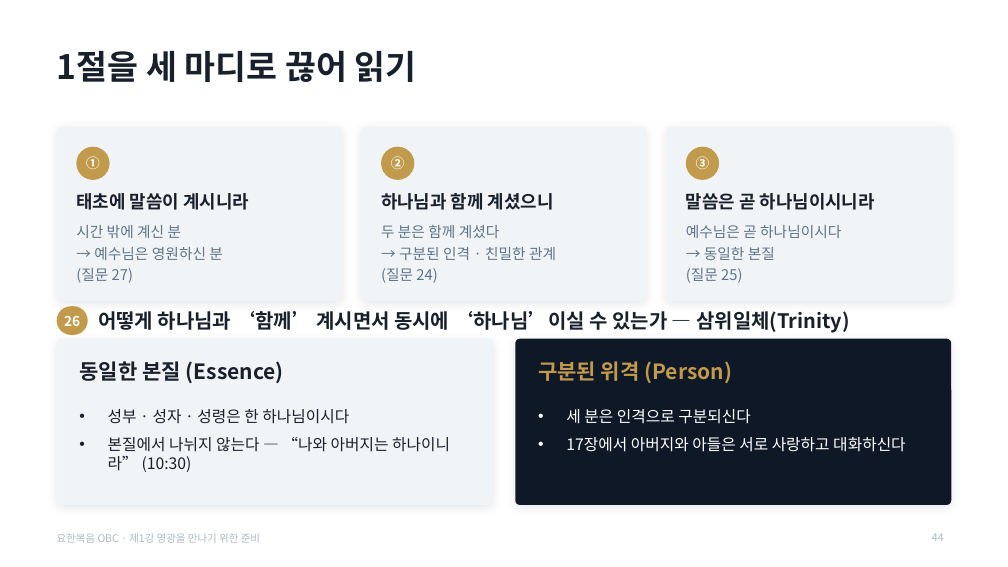
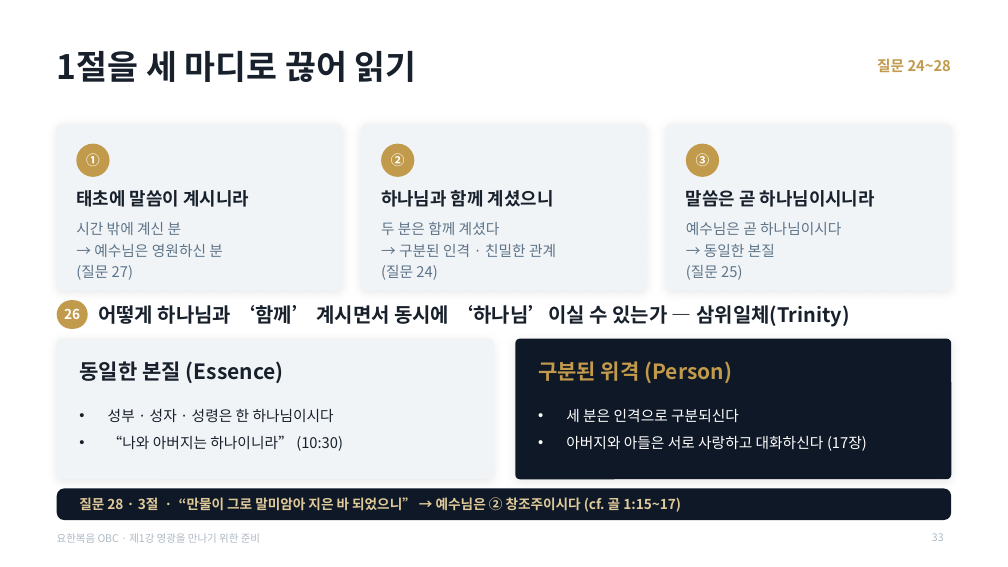
Before and after one commit to mio-modu/bible_GospelofJohn, a slide deck: slide 33 of dist/요한복음_1강_영광을_만나기_위한_준비.pptx (slide 44 before the commit). Drawn at 1008x567 pixels with LibreOffice and Linux fonts; fonts in the diff are those of the drawing. Boxes give left, top, right and bottom in pixels: in the first picture for what was removed or moved away, otherwise in the second. Text is boxed around its words. In the diff, an @@ line names an element or a change of style, - is before the commit and + after.

```diff
--- a/dist/요한복음_1강_영광을_만나기_위한_준비.pptx
+++ b/dist/요한복음_1강_영광을_만나기_위한_준비.pptx
@@ text added at bbox=[877, 58, 951, 72], 14 pt, text #C19A4B, bold @@
+질문 24~28
@@ rounded rectangle: place and size @@
-rounded rectangle at bbox=[57, 127, 342, 301]
+rounded rectangle at bbox=[57, 124, 342, 290]
@@ rounded rectangle: place and size @@
-rounded rectangle at bbox=[361, 127, 647, 301]
+rounded rectangle at bbox=[361, 124, 647, 290]
@@ rounded rectangle: place and size @@
-rounded rectangle at bbox=[666, 127, 951, 301]
+rounded rectangle at bbox=[666, 124, 951, 290]
@@ 2 texts, 1 rounded rectangle: place and size @@
-2 texts, 1 rounded rectangle at bbox=[57, 306, 849, 335]
+2 texts, 1 rounded rectangle at bbox=[57, 300, 849, 329]
@@ rounded rectangle: place and size @@
-rounded rectangle at bbox=[57, 339, 493, 505]
+rounded rectangle at bbox=[57, 339, 493, 479]
@@ proportions changed in 5 elements at bbox=[57, 124, 342, 290], bbox=[361, 124, 647, 290], bbox=[666, 124, 951, 290], bbox=[57, 339, 493, 479], bbox=[516, 339, 952, 479] @@
@@ rounded rectangle: place and size @@
-rounded rectangle at bbox=[516, 339, 952, 505]
+rounded rectangle at bbox=[516, 339, 952, 479]
@@ text at bbox=[108, 409, 334, 423]: size 15 to 14 pt in "성부 · 성자 · 성령은 한 하나님이시다" @@
@@ text at bbox=[566, 409, 739, 422]: size 15 to 14 pt in "세 분은 인격으로 구분되신다" @@
@@ text at bbox=[108, 435, 343, 451]: text changed; size 15 to 14 pt @@
-• 본질에서 나뉘지 않는다 — “나와 아버지는 하나이니라” (10:30)
+• “나와 아버지는 하나이니라” (10:30)
@@ text at bbox=[566, 436, 867, 451]: text changed; size 15 to 14 pt @@
-• 17장에서 아버지와 아들은 서로 사랑하고 대화하신다
+• 아버지와 아들은 서로 사랑하고 대화하신다 (17장)
@@ rounded rectangle added at bbox=[57, 488, 951, 520], fill #0E1826 @@
@@ text added at bbox=[79, 497, 681, 512], 13 pt, text #E0CA9A, bold @@
+질문 28 · 3절 · “만물이 그로 말미암아 지은 바 되었으니” → 예수님은 ② 창조주이시다 (cf. 골 1:15~17)
@@ page number at bbox=[932, 533, 944, 541]: text changed @@
-44
+33
```
Also in this commit, not shown: 27 other slides changed, 16 slides removed, 8 other files.
